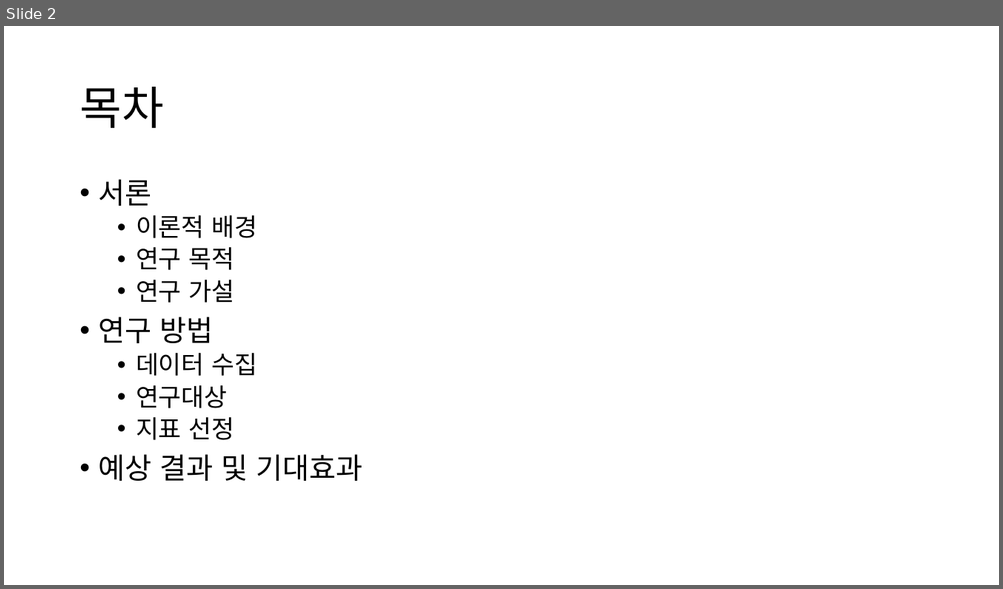
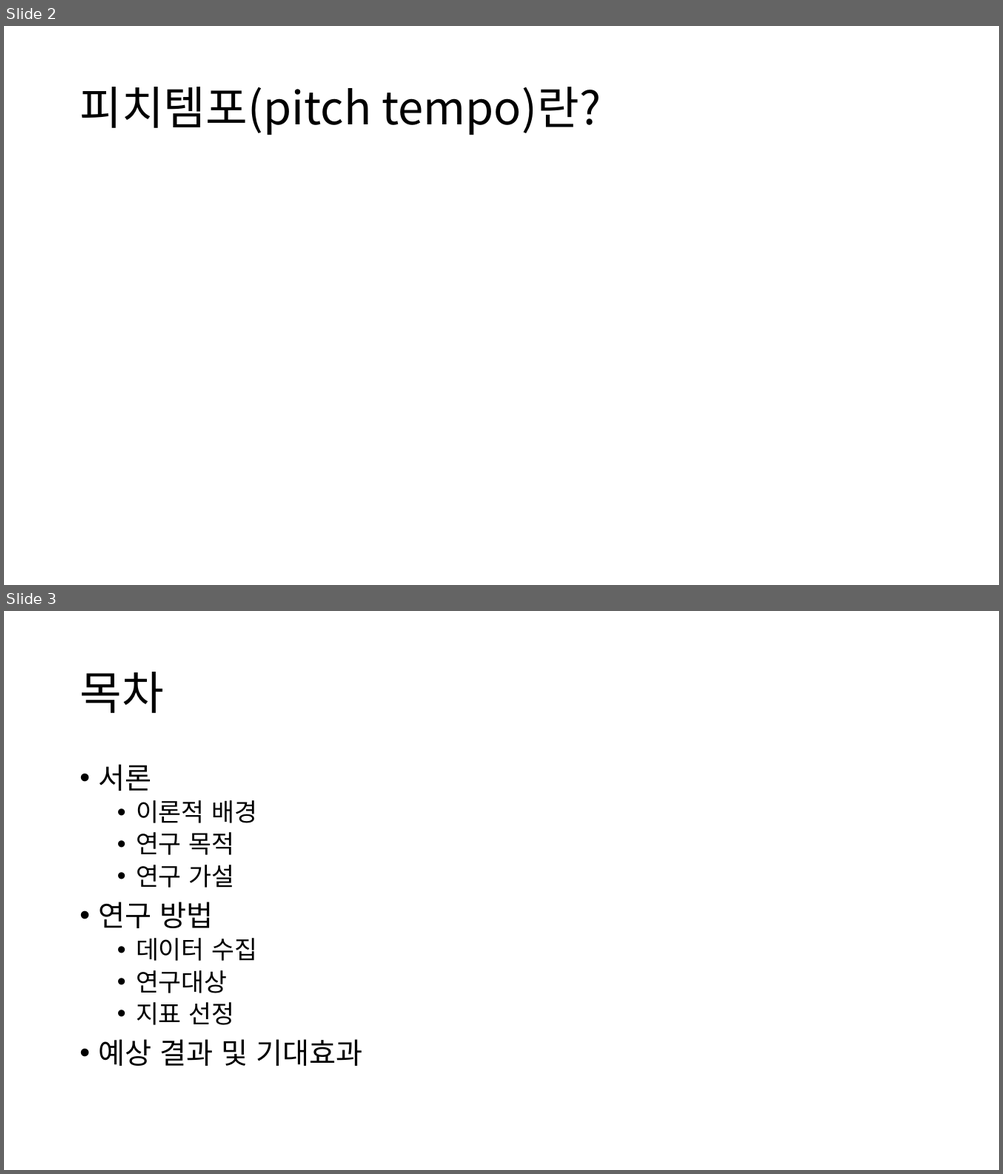
Before and after one commit to Tae-Hyeon-Kim/Statcast, a slide deck: 0304 연구 계획서 발표.pptx. Shown one above the other, each under a label of ours: slide 2 before the commit, slides 2 and 3 after it. The pictures are 1003x589 and 1003x1174 pixels, drawn with LibreOffice and Linux fonts; fonts in the diff are those of the drawing. Boxes give left, top, right and bottom in pixels: in the first picture for what was removed or moved away, otherwise in the second. Text is boxed around its words. In the diff, an @@ line names an element or a change of style, - is before the commit and + after.

```diff
--- a/0304 연구 계획서 발표.pptx
+++ b/0304 연구 계획서 발표.pptx
@@ slide 2 added at [4, 26, 999, 585], background #FFFFFF @@
@@ title added at [79, 87, 600, 135], 44 pt, text #000000 @@
+피치템포(pitch tempo)란?
@@ what was slide 2 is now slide 3 @@
```
Also in this commit, not shown: 4 slides changed.
